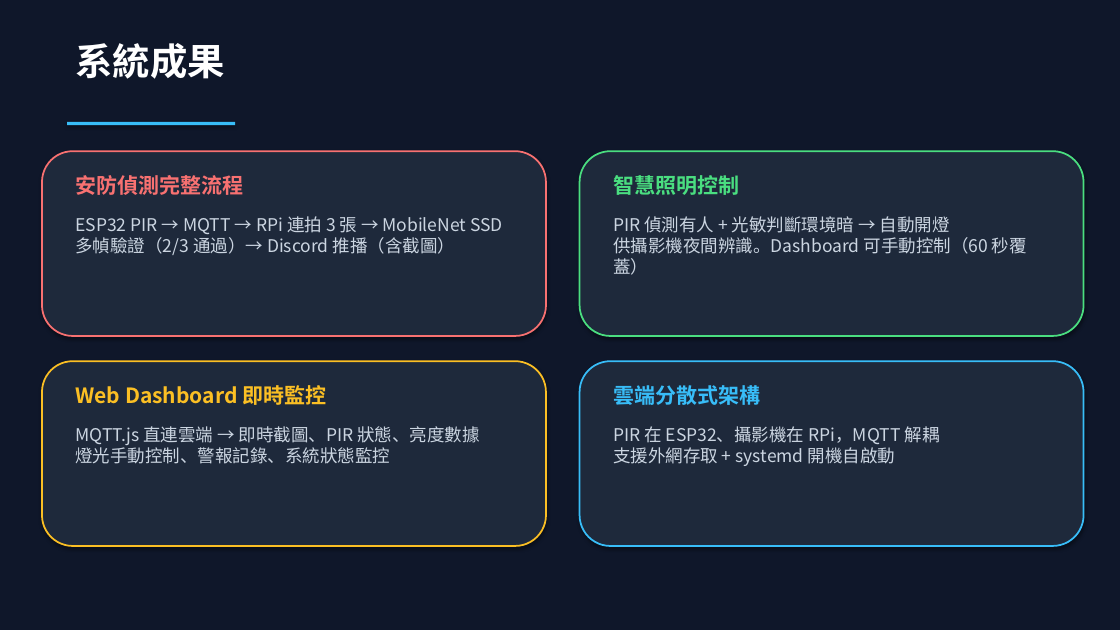
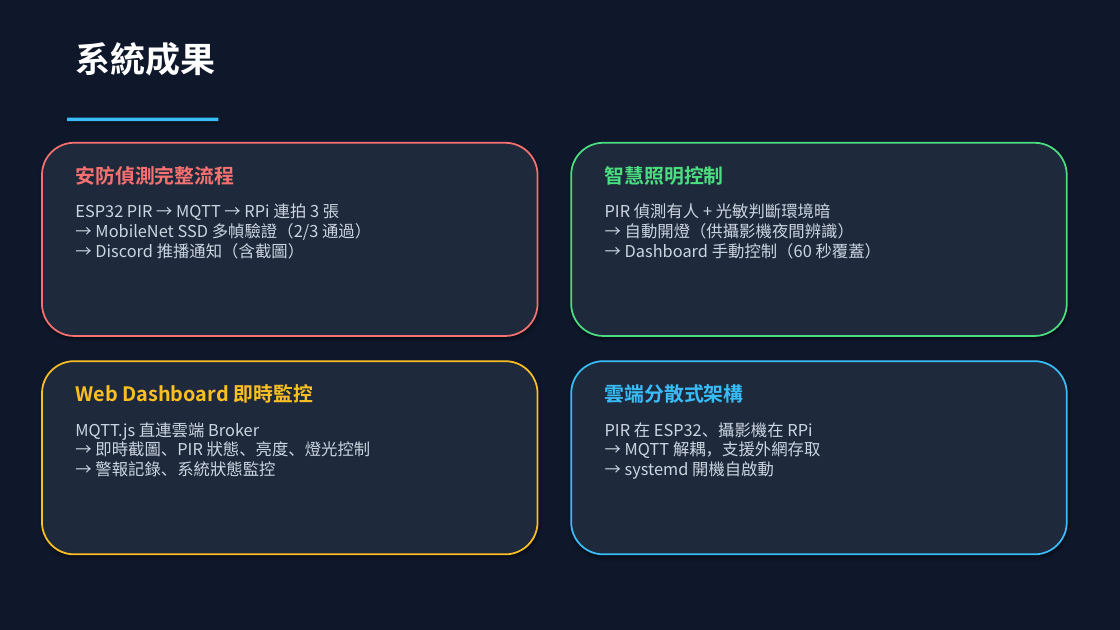
Before and after one commit to Chuck-Huang-yung/AIoT-Security-System, a slide deck: slide 15 of AIoT_期末專題報告.pptx. Drawn at 1120x630 pixels with LibreOffice and Linux fonts; fonts in the diff are those of the drawing. Boxes give left, top, right and bottom in pixels: in the first picture for what was removed or moved away, otherwise in the second. Text is boxed around its words. In the diff, an @@ line names an element or a change of style, - is before the commit and + after.

```diff
--- a/AIoT_期末專題報告.pptx
+++ b/AIoT_期末專題報告.pptx
@@ text "系統成果" at (x1=75, y1=42, x2=215, y2=76): size 32 to 30 pt @@
@@ rectangle resized from (x1=67, y1=122, x2=235, y2=125) to (x1=67, y1=118, x2=218, y2=121) @@
@@ rounded rectangle resized from (x1=42, y1=151, x2=546, y2=336) to (x1=42, y1=143, x2=538, y2=336) @@
@@ rounded rectangle resized from (x1=580, y1=151, x2=1084, y2=336) to (x1=571, y1=143, x2=1067, y2=336) @@
@@ text "安防偵測完整流程" moved from (x1=75, y1=175, x2=243, y2=195) to (x1=75, y1=166, x2=234, y2=185) @@
@@ size 18 to 17 pt in 4 elements at (x1=75, y1=384, x2=312, y2=403), (x1=605, y1=384, x2=744, y2=403), (x1=75, y1=166, x2=234, y2=185), (x1=605, y1=166, x2=724, y2=185) @@
@@ text "智慧照明控制" moved from (x1=613, y1=175, x2=739, y2=195) to (x1=605, y1=166, x2=724, y2=185) @@
@@ text at (x1=75, y1=203, x2=371, y2=259): text changed; size 15 to 14 pt @@
-ESP32 PIR → MQTT → RPi 連拍 3 張 → MobileNet SSD
-多幀驗證（2/3 通過）→ Discord 推播（含截圖）
+ESP32 PIR → MQTT → RPi 連拍 3 張
+→ MobileNet SSD 多幀驗證（2/3 通過）
+→ Discord 推播通知（含截圖）
@@ text at (x1=605, y1=203, x2=881, y2=259): text changed; size 15 to 14 pt @@
-PIR 偵測有人 + 光敏判斷環境暗 → 自動開燈
-供攝影機夜間辨識。Dashboard 可手動控制（60 秒覆蓋）
+PIR 偵測有人 + 光敏判斷環境暗
+→ 自動開燈（供攝影機夜間辨識）
+→ Dashboard 手動控制（60 秒覆蓋）
@@ rounded rectangle resized from (x1=42, y1=361, x2=546, y2=546) to (x1=42, y1=361, x2=538, y2=555) @@
@@ rounded rectangle resized from (x1=580, y1=361, x2=1084, y2=546) to (x1=571, y1=361, x2=1067, y2=555) @@
@@ text "雲端分散式架構" moved from (x1=613, y1=385, x2=760, y2=405) to (x1=605, y1=384, x2=744, y2=403) @@
@@ text at (x1=75, y1=422, x2=371, y2=477): text changed; size 15 to 14 pt @@
-MQTT.js 直連雲端 → 即時截圖、PIR 狀態、亮度數據
-燈光手動控制、警報記錄、系統狀態監控
+MQTT.js 直連雲端 Broker
+→ 即時截圖、PIR 狀態、亮度、燈光控制
+→ 警報記錄、系統狀態監控
@@ text at (x1=605, y1=422, x2=820, y2=479): text changed; size 15 to 14 pt @@
-PIR 在 ESP32、攝影機在 RPi，MQTT 解耦
-支援外網存取 + systemd 開機自啟動
+PIR 在 ESP32、攝影機在 RPi
+→ MQTT 解耦，支援外網存取
+→ systemd 開機自啟動
```
Also in this commit, not shown: 15 other slides changed, 2 other files.
